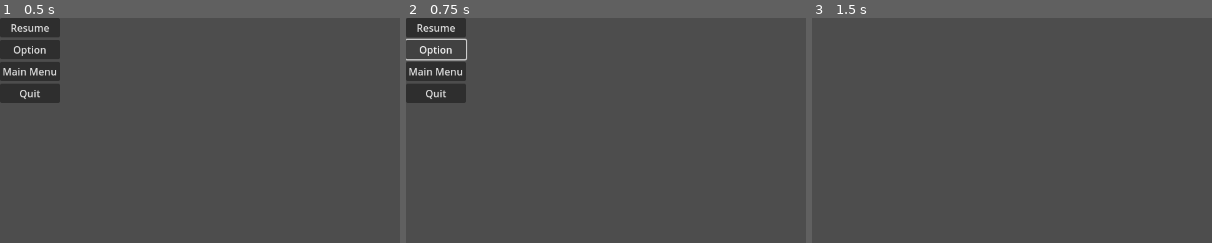
Above: before the commit, frames 1-3 (left to right).
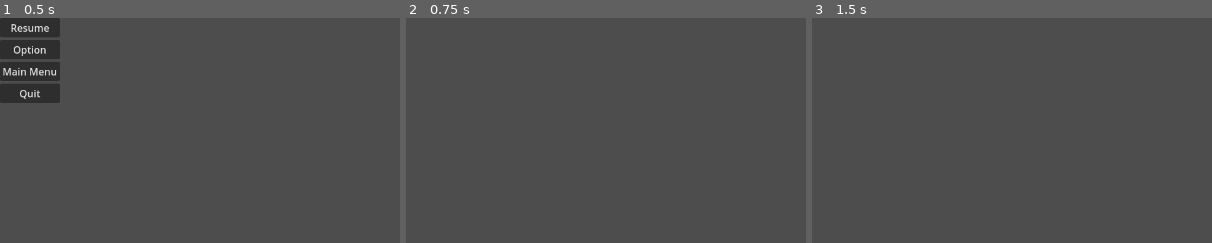
Above: after the commit, the same moments.

Repository: apuspac/weapon-jam16
Game: Godot game, scene res://scenes/parts_scenes/pause_panel.tscn
Same seed, same stepped clock (60 frames per second), same inputs: the game is played once before the commit and once after it. This scene is started directly instead of the project's main scene.
Inputs (mouse positions are % of the whole screen's width and height, from its top left):
- Up to frame 1 (0.5 s): no input
- Up to frame 2 (0.75 s): click "Option" at 0.5 s
- Up to frame 3 (1.5 s): click (4, 2) at 1.25 s, where only the run before the commit has a clickable "Resume"
The pictures show only the part of the screen within x 0-50%, y 0-50%; the shares and areas given below are measured in that part.

Frame 1 is identical in both runs. In frame 2, 4.0% of the frame differs, in the area x 0-16%, y 0-38%; in frame 3, nothing differs.
Error in both runs: Invalid access to property or key 'notice_on_pause_menu' on a base object of type 'null instance'. (res://scripts/parts_scripts/pause_menu.gd:14)

Commit message:
#14 option画面を追加 offするとpause画面に戻れるように

Diff:
--- /dev/null
+++ b/scenes/parts_scenes/option.tscn
@@ -0,0 +1,28 @@
+[gd_scene load_steps=2 format=3 uid="uid://ba3m3jfxcgfh5"]
+
+[ext_resource type="Script" path="res://scripts/parts_scripts/option.gd" id="1_ct003"]
+
+[node name="Option" type="Control"]
+layout_mode = 3
+anchors_preset = 15
+anchor_right = 1.0
+anchor_bottom = 1.0
+grow_horizontal = 2
+grow_vertical = 2
+script = ExtResource("1_ct003")
+
+[node name="MarginContainer" type="MarginContainer" parent="."]
+layout_mode = 0
+offset_right = 40.0
+offset_bottom = 40.0
+
+[node name="VBoxContainer" type="VBoxContainer" parent="MarginContainer"]
+layout_mode = 2
+
+[node name="Line" type="CheckButton" parent="MarginContainer/VBoxContainer"]
+layout_mode = 2
+text = "line"
+
+[node name="Return" type="Button" parent="MarginContainer/VBoxContainer"]
+layout_mode = 2
+text = "Return"
--- a/scenes/stage1.tscn
+++ b/scenes/stage1.tscn
@@ -6,6 +6,7 @@
 [ext_resource type="PackedScene" uid="uid://h7cv78td1yoe" path="res://scenes/parts_scenes/pause_panel.tscn" id="4_arln5"]
 [ext_resource type="PackedScene" uid="uid://ckef1bcsgnono" path="res://scenes/parts_scenes/gunner.tscn" id="4_fi18f"]
 [ext_resource type="PackedScene" uid="uid://xmgi4byorajx" path="res://scenes/parts_scenes/wall.tscn" id="5_3uoog"]
+[ext_resource type="PackedScene" uid="uid://ba3m3jfxcgfh5" path="res://scenes/parts_scenes/option.tscn" id="5_5ra0t"]
 [ext_resource type="PackedScene" uid="uid://x1ti0vcmjvvw" path="res://scenes/parts_scenes/enemy.tscn" id="6_1qvi6"]
 [ext_resource type="PackedScene" uid="uid://b86dtect06dcl" path="res://scenes/parts_scenes/goal.tscn" id="7_t2lmb"]
 [ext_resource type="PackedScene" uid="uid://dj31nbqapcsb7" path="res://scenes/parts_scenes/clear_ui.tscn" id="8_q2es6"]
@@ -634,6 +635,12 @@
 offset_right = -17.0
 offset_bottom = 1.0
 
+[node name="Option" parent="CanvasLayer" instance=ExtResource("5_5ra0t")]
+offset_left = -17.0
+offset_top = 1.0
+offset_right = -17.0
+offset_bottom = 1.0
+
 [node name="KillzoneTimer" type="Timer" parent="."]
 one_shot = true
 
--- /dev/null
+++ b/scripts/parts_scripts/option.gd
@@ -0,0 +1,28 @@
+extends Control
+
+signal notice_toggle_line(toggle_on: bool)
+signal notice_resume_menu()
+
+
+func _ready():
+    var option_menu = get_node("MarginContainer/VBoxContainer").get_children()
+    option_menu[0].toggled.connect(self._on_line_toggle)
+    option_menu[1].pressed.connect(self._on_return_button)
+
+    var menu = get_node("../PauseMenu")
+    menu.notice_on_option_menu.connect(self._on_option_menu)
+
+    visible = false
+
+func _on_option_menu():
+    print_debug("option")
+    visible = true
+
+func _on_return_button():
+    visible = false
+    notice_resume_menu.emit()
+
+
+func _on_line_toggle(toggled_on: bool):
+    print_debug(toggled_on)
+    notice_toggle_line.emit(toggled_on)
--- a/scripts/parts_scripts/pause_menu.gd
+++ b/scripts/parts_scripts/pause_menu.gd
@@ -4,15 +4,18 @@
 signal notice_on_option_menu()
 
 func _ready():
-    var start_menu = get_node("MarginContainer/VBoxContainer").get_children()
-    start_menu[0].pressed.connect(self._on_resume_pressed)
-    start_menu[1].pressed.connect(self._on_option_pressed)
-    start_menu[2].pressed.connect(self._on_main_menu_pressed)
-    start_menu[3].pressed.connect(self._on_quit_pressed)
+    var pause_menu = get_node("MarginContainer/VBoxContainer").get_children()
+    pause_menu[0].pressed.connect(self._on_resume_pressed)
+    pause_menu[1].pressed.connect(self._on_option_pressed)
+    pause_menu[2].pressed.connect(self._on_main_menu_pressed)
+    pause_menu[3].pressed.connect(self._on_quit_pressed)
 
     var stage = get_node("../../")
     stage.notice_on_pause_menu.connect(self._on_pause_menu)
     stage.notice_off_pause_menu.connect(self._off_pause_menu)
+
+    var option = get_node("../Option")
+    option.notice_resume_menu.connect(self._on_return_pause_menu)
 
     visible = false
 
@@ -20,10 +23,8 @@
 func _on_pause_menu():
     visible = true
 
-
 func _off_pause_menu():
     visible = false
-
 
 
 func _on_resume_pressed():
@@ -33,6 +34,12 @@
 func _on_option_pressed():
     print("option")
     notice_on_option_menu.emit()
+    visible = false
+
+func _on_return_pause_menu():
+    visible = true
+
+
 
 
 func _on_main_menu_pressed():
--- a/scripts/parts_scripts/projectile.gd
+++ b/scripts/parts_scripts/projectile.gd
@@ -27,9 +27,14 @@
 
 
 func _process(_delta):
+    draw_projectile_to_mouse()
+
+
+func draw_projectile_to_mouse():
     point1 = global_position - position
     point2 = get_global_mouse_position() - position
     queue_redraw()
+
 
 func _draw():
     draw_circle(point1, 3, Color.WHITE)
Not shown: 1 places in scenes/stage1.tscn that only renumber resources
